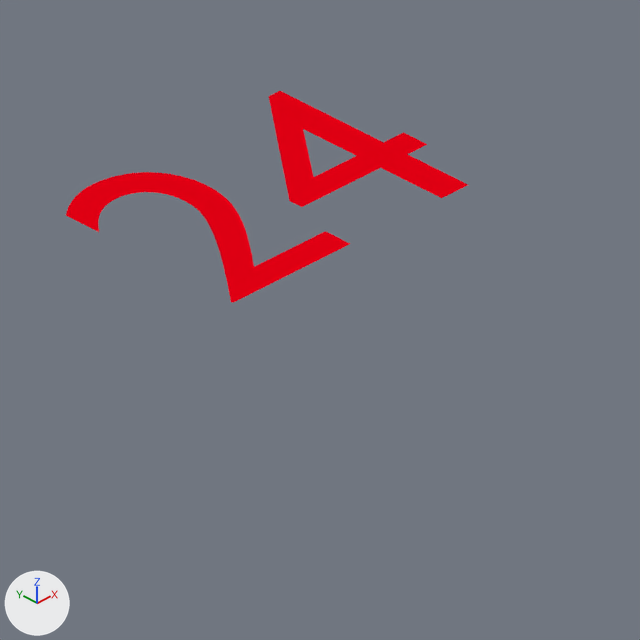
The Blender file rct2/terrain_surface/chequerboard/chequerboard4.blend: old version first, new version second.
Before and after are seen from the file's camera 'Camera'. Arrows for +X, +Y and +Z are at lower left; the lights stay in place. The picture after the commit comes second. The same objects are shown in both versions, whatever each file hides.

Script lines for the objects in view, before the commit:
```python
txt_text = bpy.data.curves.new('Text', 'FONT')
txt_text.body = '24'
txt_text.materials.append(mat_material_001)  # red #e70014
txt_text.align_x = 'CENTER'
txt_text.align_y = 'CENTER'
ob_text = bpy.data.objects.new('Text', txt_text)
ob_text.location = (0.0, 0.79, 4.04)
ob_text.scale = (5.12, 5.12, 5.12)
```
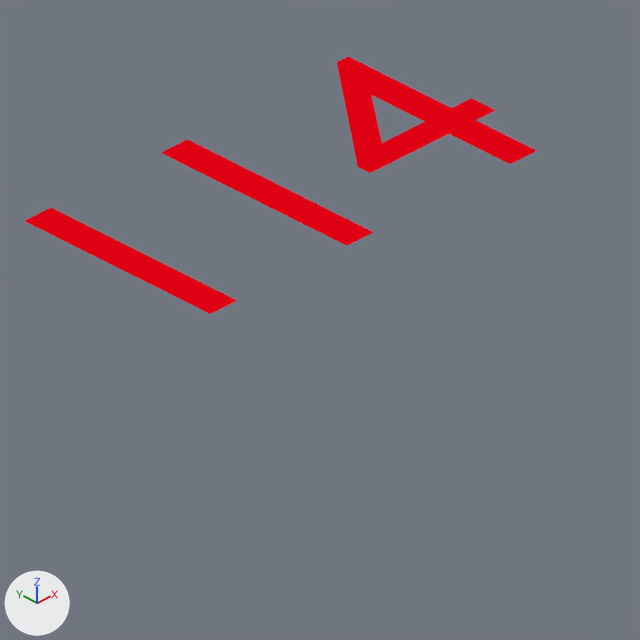
Where the change shows, as pixel boxes (x1, y1, x2, y2) in the pictures (640 x 640 px):
'Text', text changed: before (66, 91, 468, 303); after (25, 57, 536, 314)

What changed in the scene script:
```text
Change txt_text:
    txt_text.body: '24' -> '114'
```
